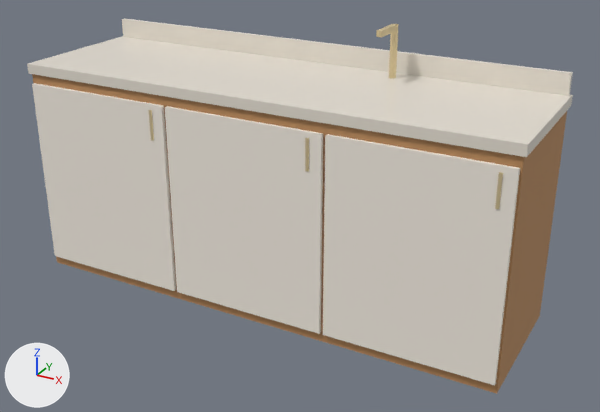
The glTF model dist/web/modelos/bancada_pia_200.glb: old version first, new version second.
One viewpoint serves both versions: a 50 mm camera at (1.54, -2.66, 1.72) aimed at (0.09, -0.02, 0.4). Every picture has the same lights, and +X, +Y and +Z are marked at lower left. The picture after the commit comes second. Vertices at exactly the same position are counted once.

The first picture shows 'bancada_pia_200'.
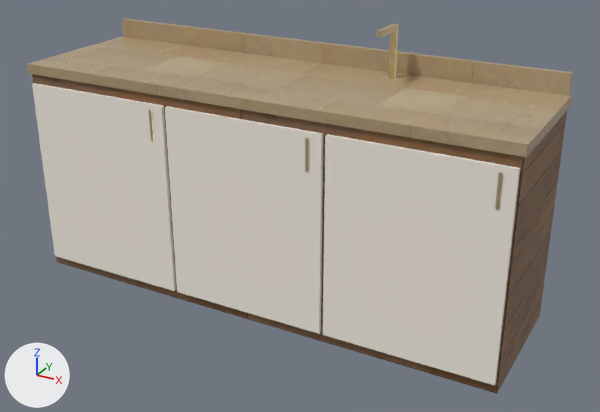
Location of each change, [x1, y1, x2, y2] in pixels of the pictures (600 x 412 px):
'bancada_pia_200', surface changed (darker): [27, 18, 573, 393] in both

Edits to the bpy script that builds the scene:
```text
Add img_marble_roughness_metallic_roughness:
    img_marble_roughness_metallic_roughness = load_image('marble_roughness_metallic_roughness', '_unpacked/marble_roughness_metallic_roughness', 2048, 2048, 'Non-Color')
Add img_marble_diffuse:
    img_marble_diffuse = load_image('marble_diffuse', '_unpacked/marble_diffuse', 2048, 2048, 'sRGB')
Add img_marble_normal:
    img_marble_normal = load_image('marble_normal', '_unpacked/marble_normal', 2048, 2048, 'Non-Color')
Add img_wood_planks_normal:
    img_wood_planks_normal = load_image('wood_planks_normal', '_unpacked/wood_planks_normal', 2048, 2048, 'Non-Color')
Add img_wood_planks_diffuse:
    img_wood_planks_diffuse = load_image('wood_planks_diffuse', '_unpacked/wood_planks_diffuse', 2048, 2048, 'sRGB')
Add img_wood_planks_roughness_metallic_roughness:
    img_wood_planks_roughness_metallic_roughness = load_image('wood_planks_roughness_metallic_roughness', '_unpacked/wood_planks_roughness_metallic_roughness', 2048, 2048, 'Non-Color')
Change mat_madeira:
    remove # nodes: BsdfPrincipled, OutputMaterial
    remove # colours: orange #b98a5b
    nodes: BsdfPrincipled, Math x2, NormalMap, OutputMaterial, SeparateColor, TexImage x3
    uses the picture img_wood_planks_diffuse
    uses the picture img_wood_planks_normal
    uses the picture img_wood_planks_roughness_metallic_roughness
Change mat_champagne:
    mat_champagne.metallic: 0.45 -> 0.9
Change mat_marmore:
    remove # nodes: BsdfPrincipled, OutputMaterial
    remove # colours: white #e9e2d6
    nodes: BsdfPrincipled, Math x2, NormalMap, OutputMaterial, SeparateColor, TexImage x3
    uses the picture img_marble_diffuse
    uses the picture img_marble_normal
    uses the picture img_marble_roughness_metallic_roughness
Change me_bancada_pia_200:
    where me_bancada_pia_200.from_pydata(...)  # 104 vertices, 160 faces; spans x -1.01..1.01, y -0.3..0.3, z 0.0..1.1
    used by ob_bancada_pia_200; location = (0.0, 0.0, 0.0)
    me_bancada_pia_200 part 1: texture (UV) coordinates changed
```
